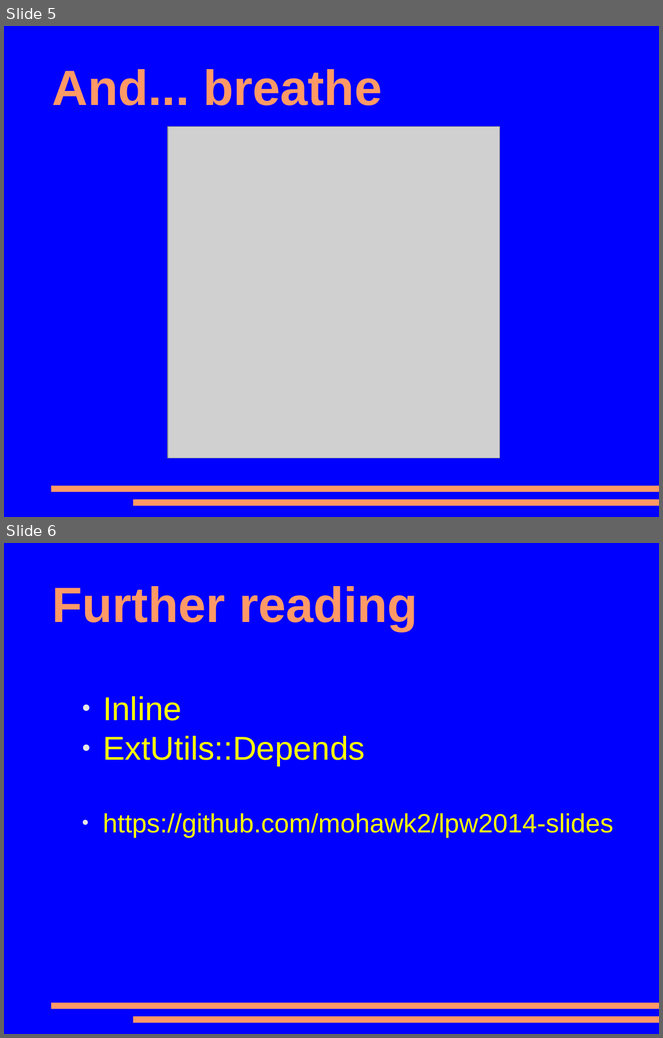
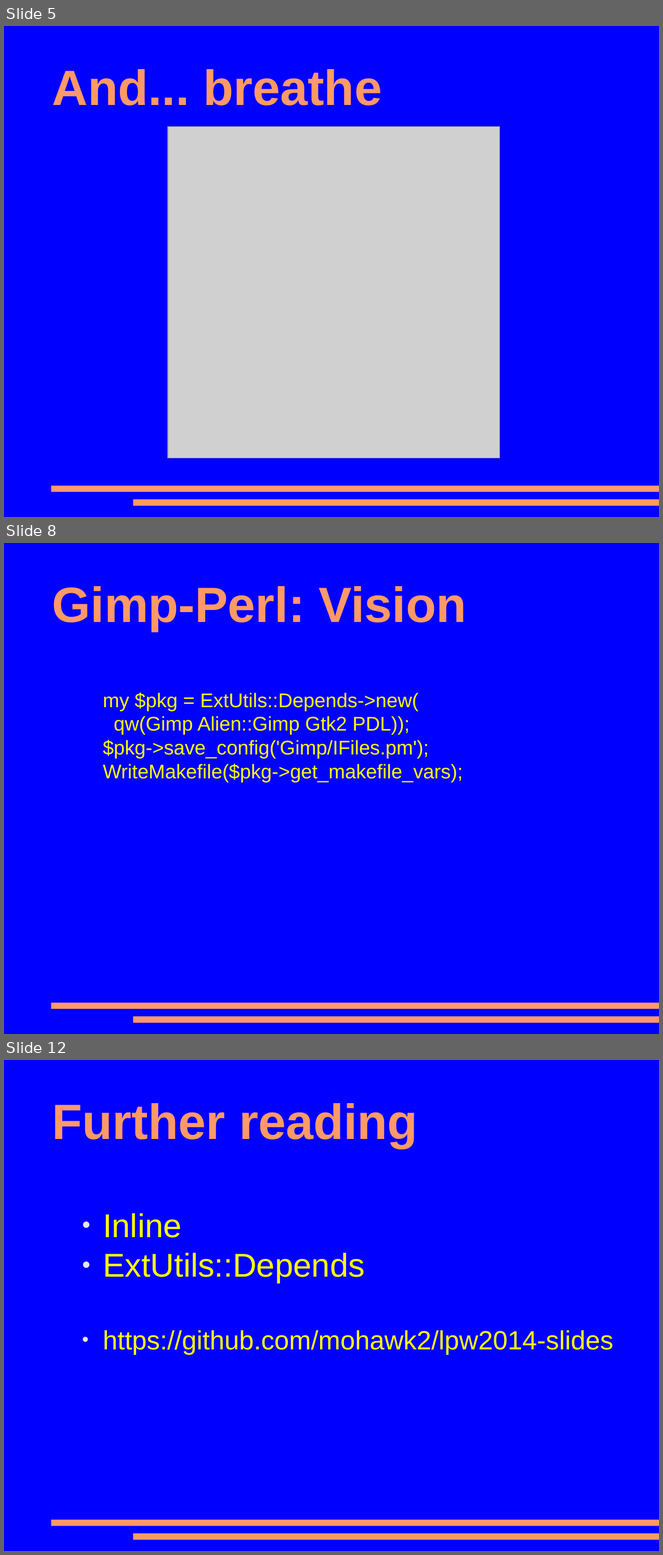
Before and after one commit to mohawk2/presentations, a slide deck: lpw2014-closinggaps.odp. Shown one above the other, each under a label of ours: slides 5 and 6 before the commit, slides 5, 8 and 12 after it; the slides between them are not shown. The pictures are 663x1038 and 663x1555 pixels, drawn with LibreOffice and Linux fonts; fonts in the diff are those of the drawing; grey boxes stand for pictures. Boxes give left, top, right and bottom in pixels: in the first picture for what was removed or moved away, otherwise in the second. Text is boxed around its words. In the diff, an @@ line names an element or a change of style, - is before the commit and + after.

```diff
--- a/lpw2014-closinggaps.odp
+++ b/lpw2014-closinggaps.odp
@@ slide 8 added at [4, 543, 659, 1034], background #0000FF; not listed: 2 template elements that a slide beside it also shows @@
@@ title added at [52, 586, 466, 631], 60 pt, text #FF9966, bold @@
+Gimp-Perl: Vision
@@ text added at [103, 692, 463, 783], 24 pt, text #FFFF00 @@
+my $pkg = ExtUtils::Depends->new(
+qw(Gimp Alien::Gimp Gtk2 PDL));
+$pkg->save_config('Gimp/IFiles.pm');
+WriteMakefile($pkg->get_makefile_vars);
@@ what was slide 6 is now slide 12 @@
```
Also in this commit, not shown: 5 other slides added.
